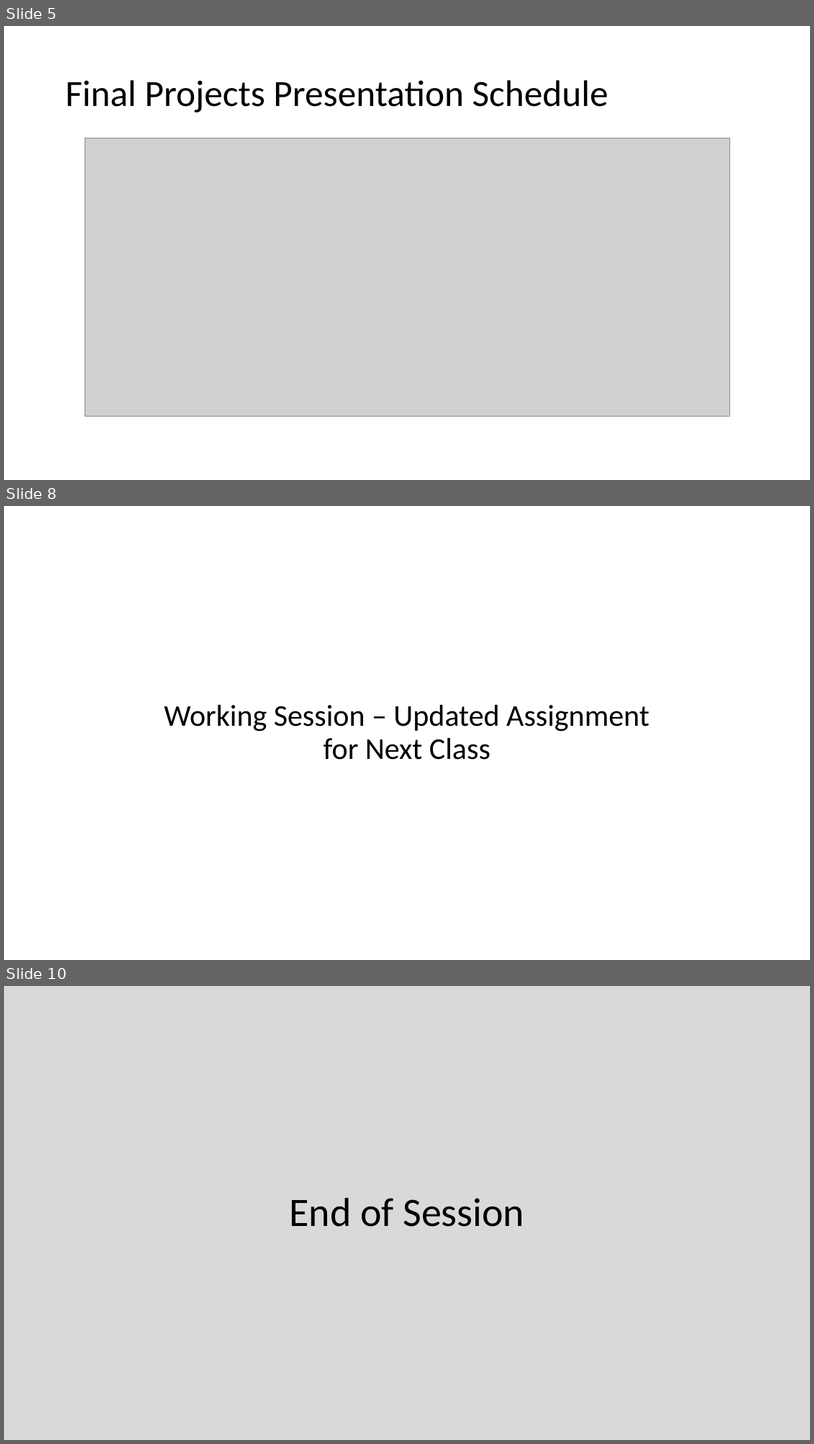
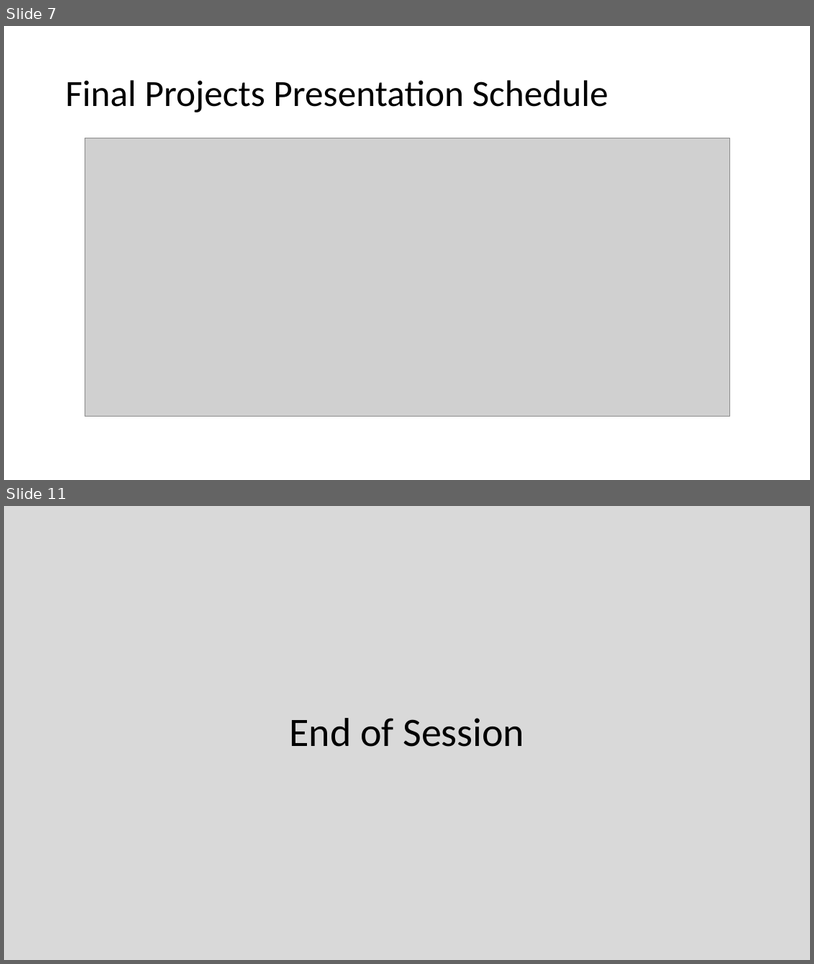
Before and after one commit to EricJPogue/CPSC-24500, a slide deck: lecture-slides/2019-12-02-oop.pptx. Shown one above the other, each under a label of ours: slides 5, 8 and 10 before the commit, slides 7 and 11 after it; the slides between them are not shown. The pictures are 814x1444 and 814x964 pixels, drawn with LibreOffice and Linux fonts; fonts in the diff are those of the drawing; grey boxes stand for pictures. Boxes give left, top, right and bottom in pixels: in the first picture for what was removed or moved away, otherwise in the second. Text is boxed around its words. In the diff, an @@ line names an element or a change of style, - is before the commit and + after.

```diff
--- a/lecture-slides/2019-12-02-oop.pptx
+++ b/lecture-slides/2019-12-02-oop.pptx
@@ slide 8 removed at box(4, 506, 810, 960), background #FFFFFF @@
@@ title removed at box(164, 705, 650, 759) @@
-Working Session – Updated Assignment
-for Next Class
@@ what was slide 5 is now slide 7 @@
@@ what was slide 10 is now slide 11 @@
```
Also in this commit, not shown: 5 slides changed, 3 slides added, 1 other slide removed.
